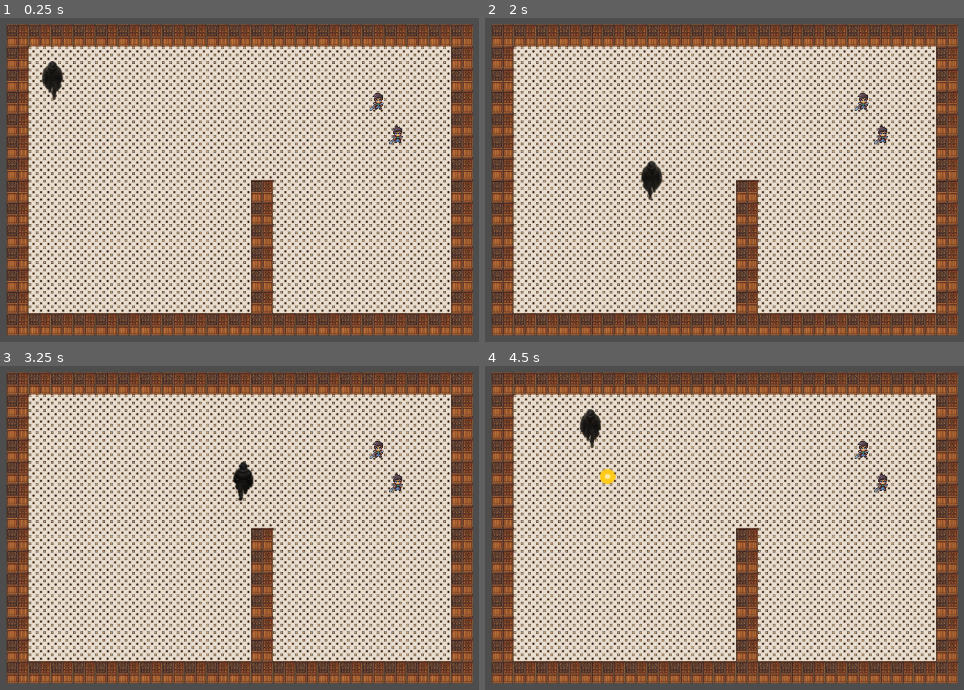
Above: before the commit, frames 1-4 (two rows, left to right).
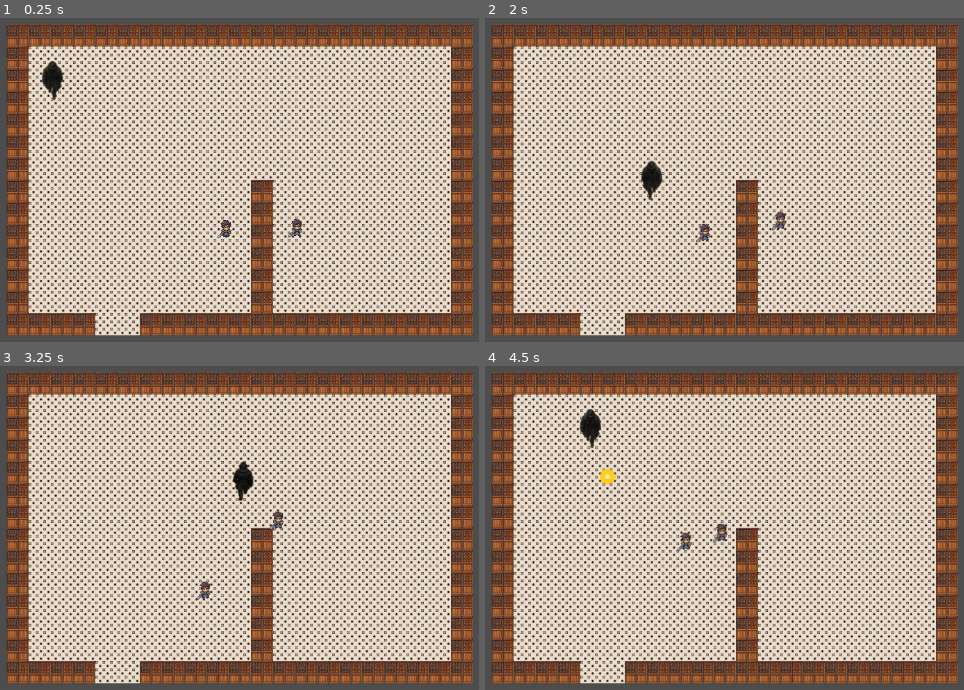
Above: after the commit, the same moments.

Repository: hoiton/gamedev
Game: Godot game, scene res://levels/level.tscn
Two runs of this game, one before a commit and one after it. Both use one fixed random seed, a clock stepped at 60 frames per second and the inputs below. This scene is started directly instead of the project's main scene.
Inputs (mouse positions are in pixels of both pictures, inside the frame that each line leads up to):
- Up to frame 1 (0.25 s): no input
- Up to frame 2 (2 s): tap Enter at 0.5 s; move the mouse to (outside the picture) at 0.52 s; hold D (move_right) 0.53-1.28 s; tap X (lure) at 0.6 s; move the mouse to (686, 248) at 1.27 s; hold S (move_down) from 1.28 s (still down); tap Q (throw) at 1.35 s
- Up to frame 3 (3.25 s): move the mouse to (440, 476) at 2.02 s; release S (move_down) at 2.03 s; hold D (move_right) 2.03-2.78 s; tap X (lure) at 2.1 s; move the mouse to (320, 664) at 2.77 s; hold W (move_up) from 2.78 s (still down); tap Q (throw) at 2.85 s
- Up to frame 4 (4.5 s): move the mouse to (outside the picture) at 3.52 s; release W (move_up) at 3.53 s; hold A (move_left) from 3.53 s (still down); tap X (lure) at 3.6 s; move the mouse to (604, 508) at 4.27 s; tap Q (throw) at 4.35 s

The runs differ from the first frame. In frame 1, 1.1% of the frame differs, in the area x 19-85%, y 23-99%; in frame 2, 1.1%; in frame 3, 1.1%; in frame 4, 1.1%.

Commit message:
Added exit

Diff:
--- a/src/levels/level.tscn
+++ b/src/levels/level.tscn
@@ -33,21 +33,21 @@
 [node name="Level" type="Node2D"]
 
 [node name="Floor" type="TileMapLayer" parent="."]
-tile_map_data = PackedByteArray("AAADAAIAAQAAAAAAAAADAAMAAQA …(3584 unchanged characters)… AAAAAAAAVAAwAAQAAAAAAAAAVAA0AAQAAAAAAAAA=")
+tile_map_data = PackedByteArray("AAADAAIAAQAAAAAAAAADAAMAAQA …(3584 unchanged characters)… AAAAAAAAVAAwAAQAAAAAAAAAVAA0AAQAAAAAAAAAGAA4AAQAAAAAAAAAHAA4AAQAAAAAAAAA=")
 tile_set = SubResource("TileSet_vnv7o")
 
 [node name="Walls" type="TileMapLayer" parent="."]
-tile_map_data = PackedByteArray("AAACAAEAAwAAAAAAAAACAAIAAwA …(272 unchanged characters)… AAAAAAAAFAA4AAwAAAAAAAAAGAAEAAwAAAAAAAAAGAA4AAwAAAAAAAAAHAAEAAwAAAAAAAAAHAA4AAwAAAAAAAAAIAAEAAwAAAAAAAAAIAA4AAwAAAAA …(743 unchanged characters)…
+tile_map_data = PackedByteArray("AAACAAEAAwAAAAAAAAACAAIAAwA …(272 unchanged characters)… AAAAAAAAFAA4AAwAAAAAAAAAGAAEAAwAAAAAAAAAHAAEAAwAAAAAAAAAIAAEAAwAAAAAAAAAIAA4AAwAAAAA …(743 unchanged characters)…
 tile_set = SubResource("TileSet_safpt")
+
+[node name="NavigationRegion2D" type="NavigationRegion2D" parent="."]
+navigation_polygon = SubResource("NavigationPolygon_5mrsh")
 
 [node name="Player" parent="." instance=ExtResource("3_cwqvt")]
 position = Vector2(130, 113)
 
 [node name="Target" parent="." instance=ExtResource("4_5mrsh")]
-position = Vector2(628, 191)
+position = Vector2(483, 325)
 
 [node name="Guard" parent="." instance=ExtResource("4_5mrsh")]
-position = Vector2(600, 143)
-
-[node name="NavigationRegion2D" type="NavigationRegion2D" parent="."]
-navigation_polygon = SubResource("NavigationPolygon_5mrsh")
+position = Vector2(381, 326)
